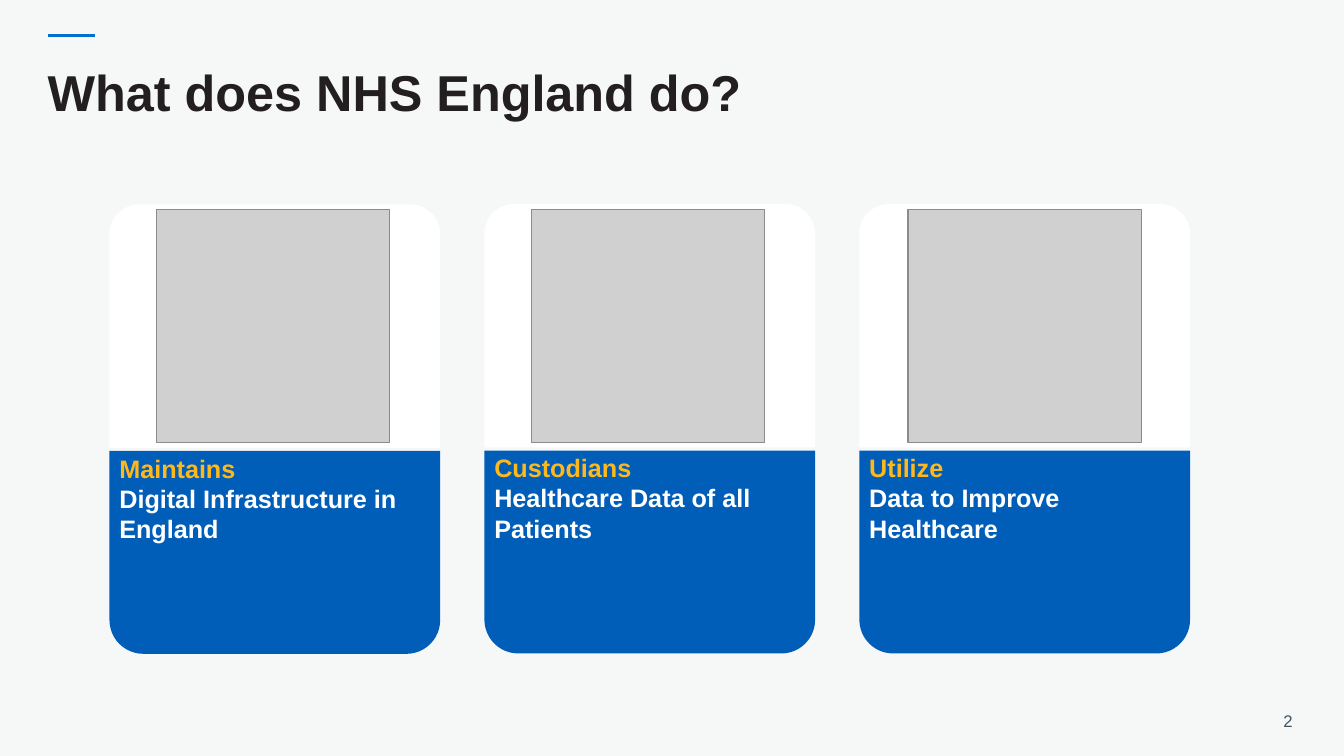
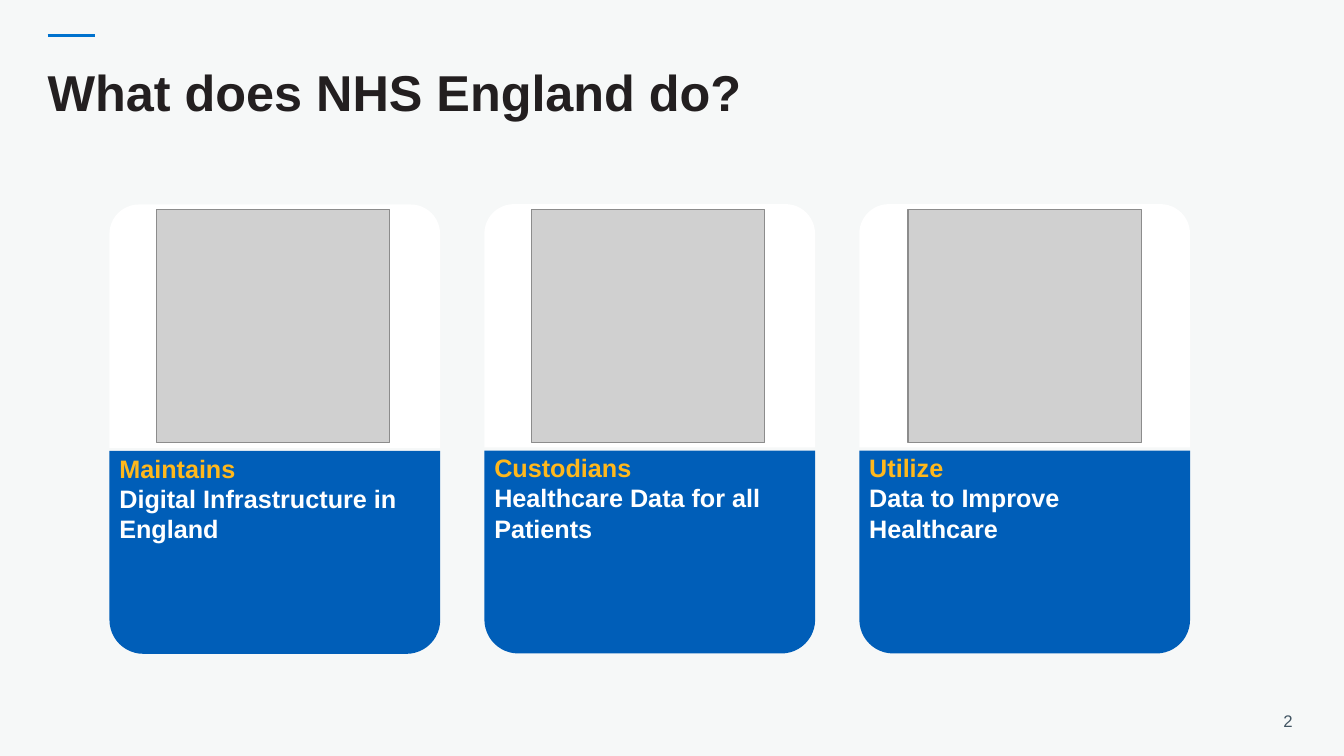
Before and after one commit to NHSDigital/datascience-seminars, a slide deck: slide 2 of All_materials/20230528_School_outreach/Outreach.pptx. Drawn at 1344x756 pixels with LibreOffice and Linux fonts; fonts in the diff are those of the drawing; grey boxes stand for pictures. Boxes give left, top, right and bottom in pixels: in the first picture for what was removed or moved away, otherwise in the second. Text is boxed around its words. In the diff, an @@ line names an element or a change of style, - is before the commit and + after.

Commit message:
correct spelling

```diff
--- a/All_materials/20230528_School_outreach/Outreach.pptx
+++ b/All_materials/20230528_School_outreach/Outreach.pptx
@@ text at <box>494,458,760,539</box>: text changed @@
-Custodians
-Healthcare Data of all Patients
+Custodians
+Healthcare Data for all Patients
```
